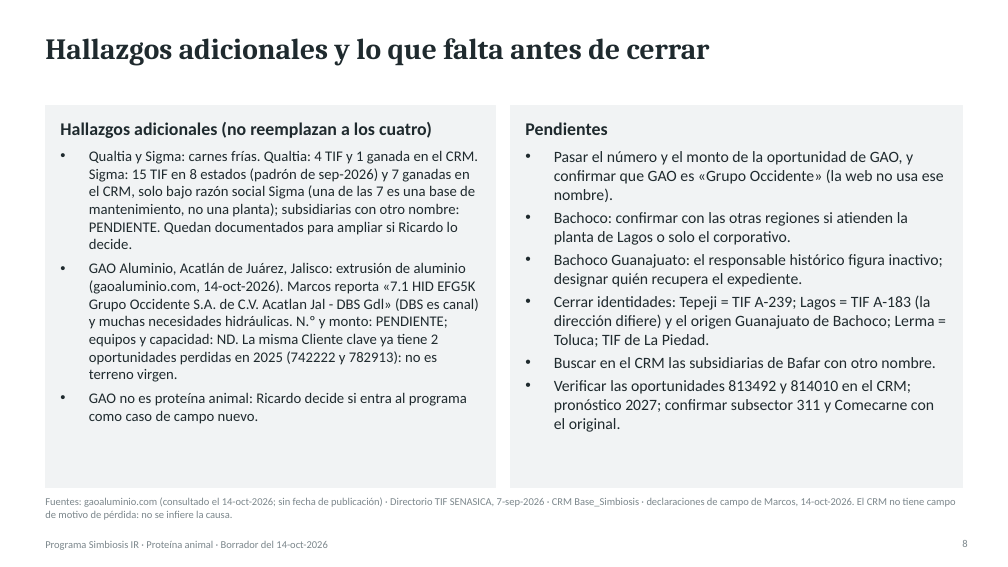
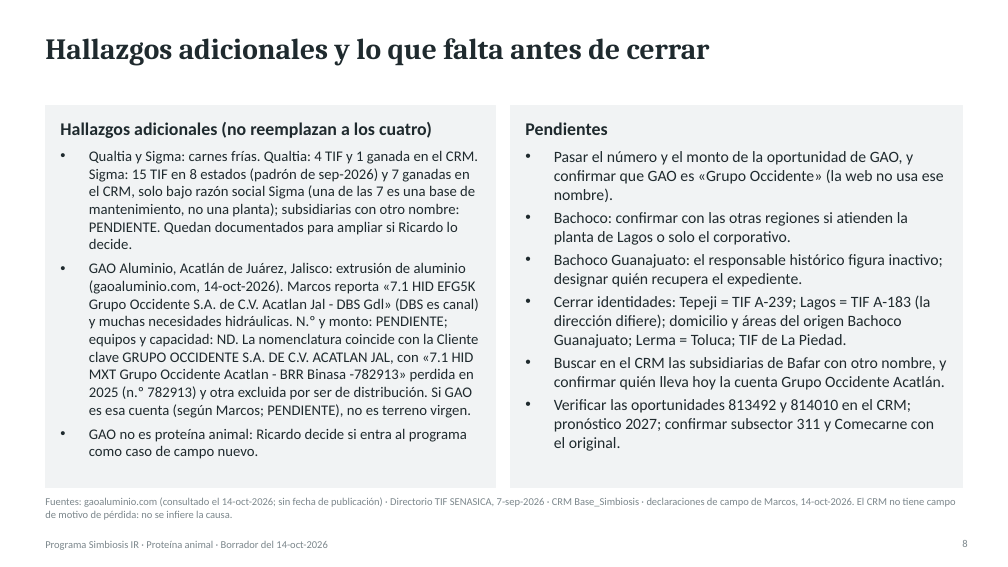
Before and after one commit to Marckqalex/Simbiosis-IR, a slide deck: slide 8 of entregables/Simbiosis_IR_Proteina_Animal_Entregable1.pptx. Drawn at 1008x567 pixels with LibreOffice and Linux fonts; fonts in the diff are those of the drawing. Boxes give left, top, right and bottom in pixels: in the first picture for what was removed or moved away, otherwise in the second. Text is boxed around its words. In the diff, an @@ line names an element or a change of style, - is before the commit and + after.

```diff
--- a/entregables/Simbiosis_IR_Proteina_Animal_Entregable1.pptx
+++ b/entregables/Simbiosis_IR_Proteina_Animal_Entregable1.pptx
@@ text at box(89, 262, 479, 418): text changed @@
-• GAO Aluminio, Acatlán de Juárez, Jalisco: extrusión de aluminio (gaoaluminio.com, 14-oct-2026). Marcos reporta «7.1 HID EFG5K Grupo Occidente S.A. de C.V. Acatlan Jal - DBS Gdl» (DBS es canal) y muchas necesidades hidráulicas. N.º y monto: PENDIENTE; equipos y capacidad: ND. La misma Cliente clave ya tiene 2 oportunidades perdidas en 2025 (742222 y 782913): no es terreno virgen.
+• GAO Aluminio, Acatlán de Juárez, Jalisco: extrusión de aluminio (gaoaluminio.com, 14-oct-2026). Marcos reporta «7.1 HID EFG5K Grupo Occidente S.A. de C.V. Acatlan Jal - DBS Gdl» (DBS es canal) y muchas necesidades hidráulicas. N.º y monto: PENDIENTE; equipos y capacidad: ND. La nomenclatura coincide con la Cliente clave GRUPO OCCIDENTE S.A. DE C.V. ACATLAN JAL, con «7.1 HID MXT Grupo Occidente Acatlan - BRR Binasa -782913» perdida en 2025 (n.º 782913) y otra excluida por ser de distribución. Si GAO es esa cuenta (según Marcos; PENDIENTE), no es terreno virgen.
@@ text at box(554, 295, 946, 390): text changed @@
-• Cerrar identidades: Tepeji = TIF A-239; Lagos = TIF A-183 (la dirección difiere) y el origen Guanajuato de Bachoco; Lerma = Toluca; TIF de La Piedad.
-• Buscar en el CRM las subsidiarias de Bafar con otro nombre.
+• Cerrar identidades: Tepeji = TIF A-239; Lagos = TIF A-183 (la dirección difiere); domicilio y áreas del origen Bachoco Guanajuato; Lerma = Toluca; TIF de La Piedad.
+• Buscar en el CRM las subsidiarias de Bafar con otro nombre, y confirmar quién lleva hoy la cuenta Grupo Occidente Acatlán.
```
Also in this commit, not shown: 4 other slides changed, 2 other files.
